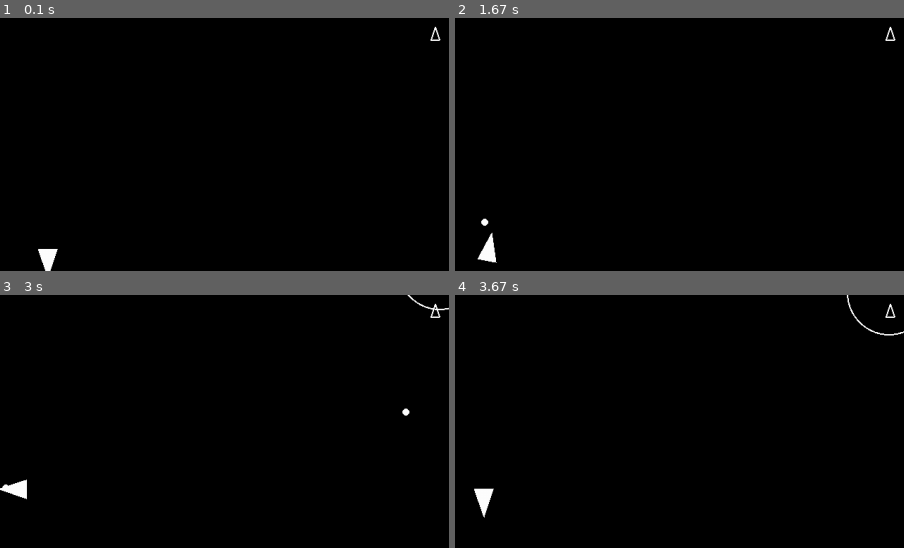
Above: before the commit, frames 1-4 (two rows, left to right).
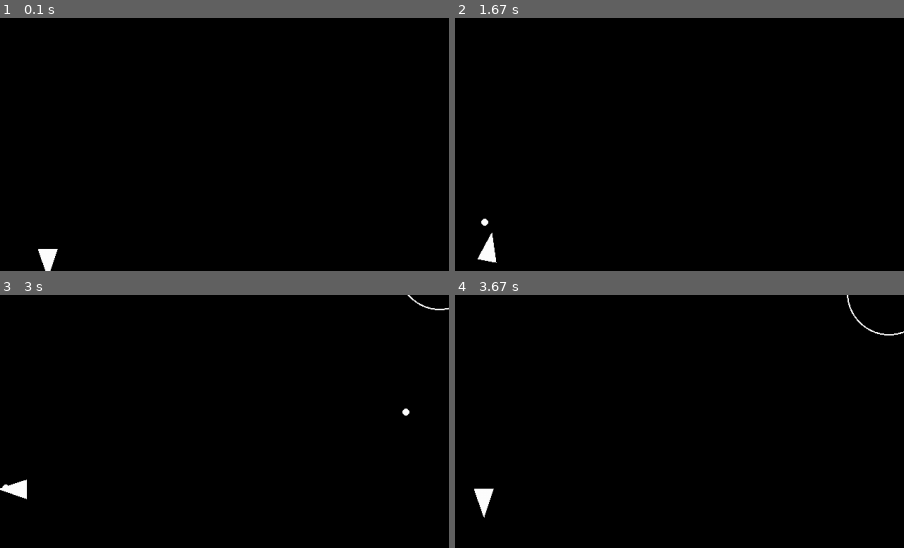
Above: after the commit, the same moments.

Repository: vinetailgames/pygames_asteroids
Game: pygame game, started from main.py
Two runs of this game, one before a commit and one after it. Both use one fixed random seed, a clock stepped at 60 frames per second and the inputs below.
Inputs:
- Up to frame 1 (0.1 s): no input
- Up to frame 2 (1.67 s): tap Space at 0.33, 0.73, 1.03, 1.23, 1.57 s; hold Right 0.67-1.13 s; hold Up 1.17-1.47 s; hold Right from 1.5 s (still down)
- Up to frame 3 (3 s): tap Space at 1.87, 2.07, 2.37, 2.63, 2.97 s; release Right at 1.97 s; hold Left 2-2.53 s; hold Down 2.57-2.87 s; hold Left from 2.9 s (still down)
- Up to frame 4 (3.67 s): tap Space at 3.27, 3.4 s; release Left at 3.3 s; hold Up from 3.33 s (still down)
The pictures show only the part of the screen within x 45-95%, y 2-52%; the shares and areas given below are measured in that part.

The runs differ from the first frame. In frame 1, less than 0.1% of the frame differs, in the area x 95-99%, y 3-10%; in frame 2, less than 0.1%; in frame 3, less than 0.1%; in frame 4, less than 0.1%.

Commit message:
T: reduced asteroid spawn to finite amount

Diff:
--- a/asteroidfield.py
+++ b/asteroidfield.py
@@ -37,6 +37,8 @@
     def __init__(self) -> None:
         pygame.sprite.Sprite.__init__(self, self.containers)
         self.spawn_timer = 0.0
+        self.max_asteroids = ASTEROIDS_PER_WAVE
+        self.spawn_count = 0
 
     def spawn(
         self, radius: float, position: pygame.Vector2, velocity: pygame.Vector2
@@ -44,7 +46,18 @@
         asteroid = Asteroid(position.x, position.y, radius)
         asteroid.velocity = velocity
 
+    def start_wave(self, count) -> None:
+        self.max_asteroids = count
+        self.spawn_timer = 0.0
+        self.spawn_count = 0
+
+    def is_wave_spawned(self) -> bool:
+        return self.spawn_count >= self.max_asteroids
+
     def update(self, dt: float) -> None:
+        if self.spawn_count >= self.max_asteroids:
+            return
+
         self.spawn_timer += dt
         if self.spawn_timer > ASTEROID_SPAWN_RATE_SECONDS:
             self.spawn_timer = 0
@@ -57,3 +70,4 @@
             position = edge[1](random.uniform(0, 1))
             kind = random.randint(1, ASTEROID_KINDS)
             self.spawn(ASTEROID_MIN_RADIUS * kind, position, velocity)
+            self.spawn_count += 1
--- a/constants.py
+++ b/constants.py
@@ -15,9 +15,10 @@
 SCORE_MEDIUM_ASTEROID = 50
 SCORE_LARGE_ASTEROID = 100
 HIGHSCORE_FILE = "highscore.txt"
-PLAYER_MAX_LIVES = 4
+PLAYER_MAX_LIVES = 3
 LIFE_ICON_SIZE = 12
 LIFE_ICON_SPACING = 30
 PLAYER_ACCELERATION = 300
 PLAYER_MAX_SPEED = 400
 PLAYER_FRICTION = 0.4
+ASTEROIDS_PER_WAVE = 10
--- a/main.py
+++ b/main.py
@@ -50,6 +50,7 @@
                 return
             elif action == "restart":
                 game_over_screen.restart(player, score, lives, asteroids, shots)
+                asteroid_field.start_wave(ASTEROIDS_PER_WAVE)
                 is_game_over = False
             game_over_screen.draw(screen)
             pygame.display.flip()
